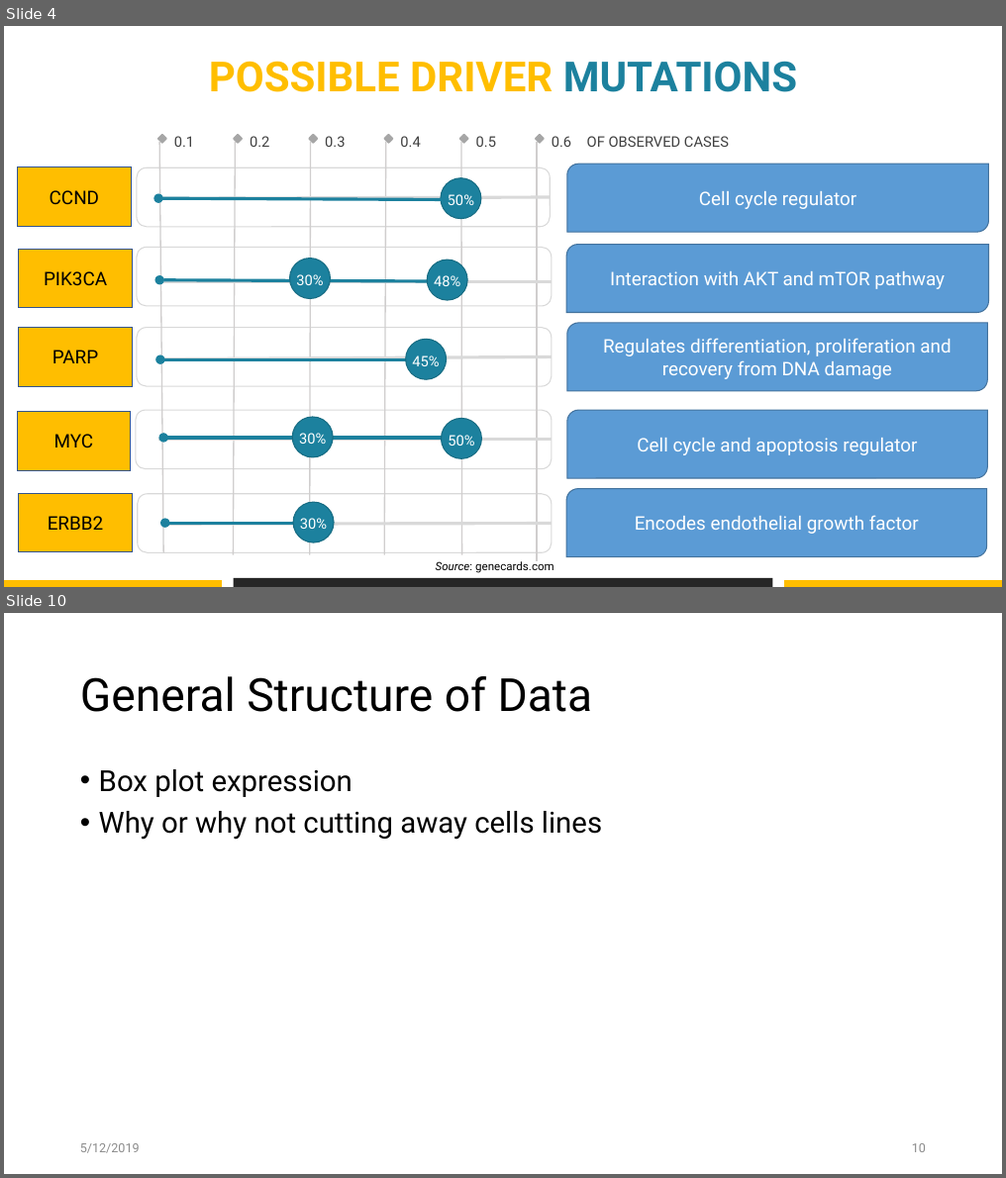
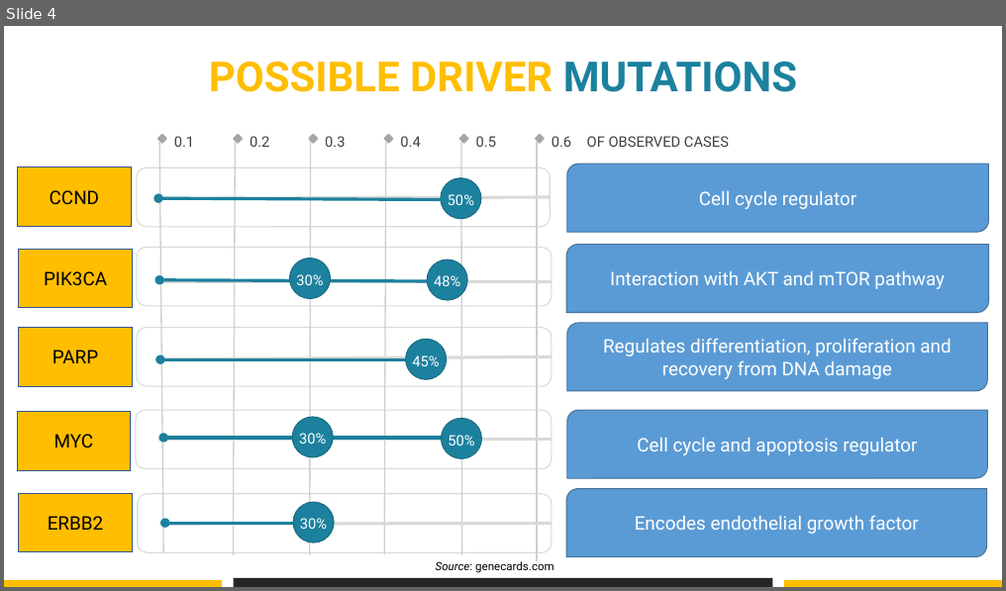
Before and after one commit to datascience-mobi/group-04-project-1-4, a slide deck: Project proposal_presentation_V1.pptx. Shown one above the other, each under a label of ours: slides 4 and 10 before the commit, slide 4 after it; the slides between them are not shown. The pictures are 1006x1178 and 1006x591 pixels, drawn with LibreOffice and Linux fonts; fonts in the diff are those of the drawing. Boxes give left, top, right and bottom in pixels: in the first picture for what was removed or moved away, otherwise in the second. Text is boxed around its words. In the diff, an @@ line names an element or a change of style, - is before the commit and + after.

```diff
--- a/Project proposal_presentation_V1.pptx
+++ b/Project proposal_presentation_V1.pptx
@@ slide 10 removed at (4, 613, 1002, 1174), background #FFFFFF @@
@@ title removed at (80, 676, 593, 712) @@
-General Structure of Data
@@ text removed at (99, 769, 602, 840) @@
-• Box plot expression
-• Why or why not cutting away cells lines
@@ text removed at (80, 1144, 140, 1154) @@
-5/12/2019
@@ page number removed at (912, 1144, 926, 1153) @@
-10
```
Also in this commit, not shown: 18 slides changed, 3 slides added, 10 other slides removed.
